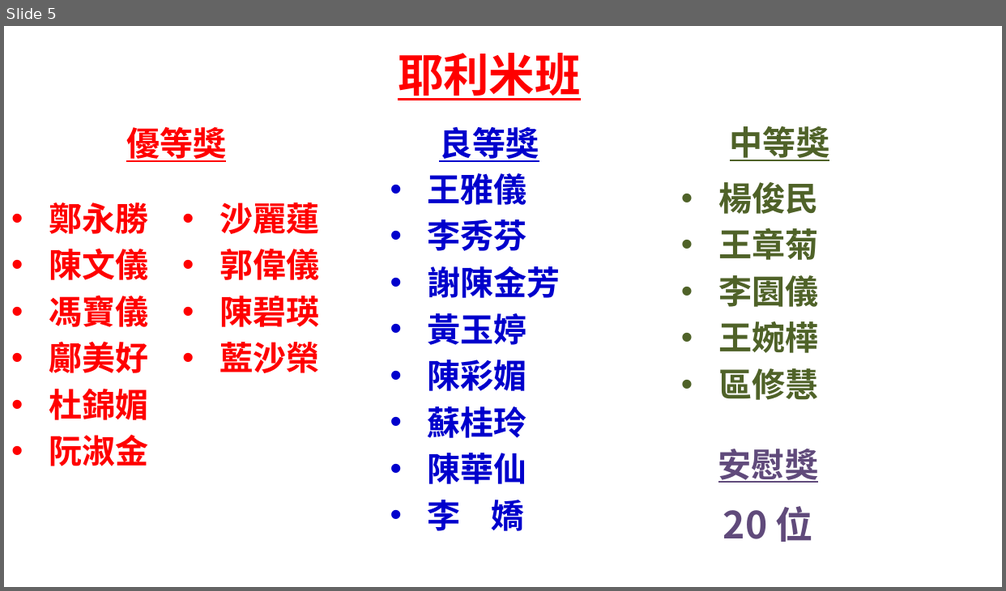
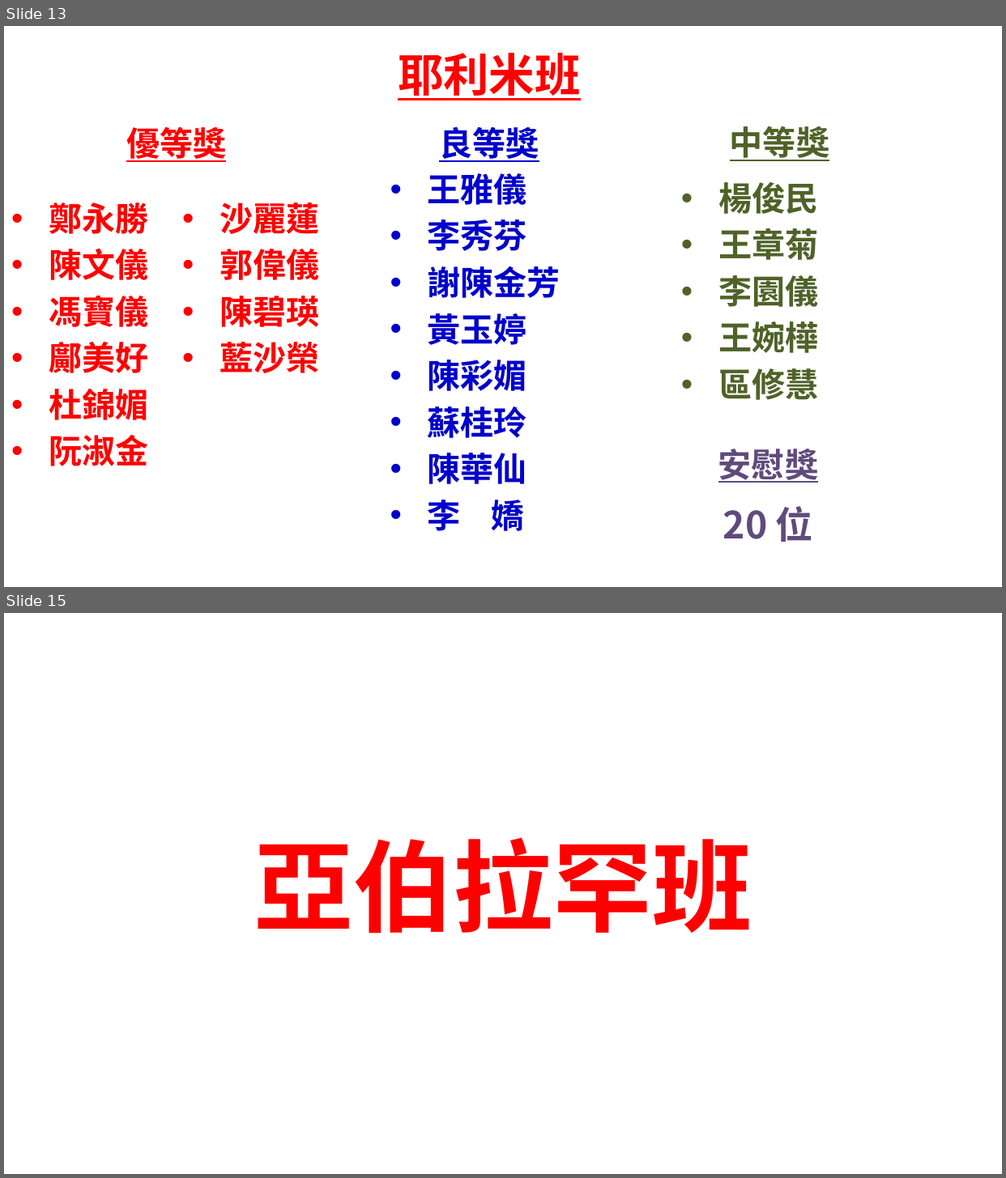
Before and after one commit to batisuoc/bible-school, a slide deck: 2022年主日學結業禮頒獎.pptx. Shown one above the other, each under a label of ours: slide 5 before the commit, slides 13 and 15 after it; the slides between them are not shown. The pictures are 1006x591 and 1006x1178 pixels, drawn with LibreOffice and Linux fonts; fonts in the diff are those of the drawing; background and template pictures are left out. Boxes give left, top, right and bottom in pixels: in the first picture for what was removed or moved away, otherwise in the second. Text is boxed around its words. In the diff, an @@ line names an element or a change of style, - is before the commit and + after.

```diff
--- a/2022年主日學結業禮頒獎.pptx
+++ b/2022年主日學結業禮頒獎.pptx
@@ slide 15 added at [4,613,1002,1174], background picture (left out) @@
@@ title added at [253,837,752,934], 96 pt, text #FF0000, bold @@
+亞伯拉罕班
@@ what was slide 5 is now slide 13 @@
```
Also in this commit, not shown: 4 slides changed, 8 other slides added.
